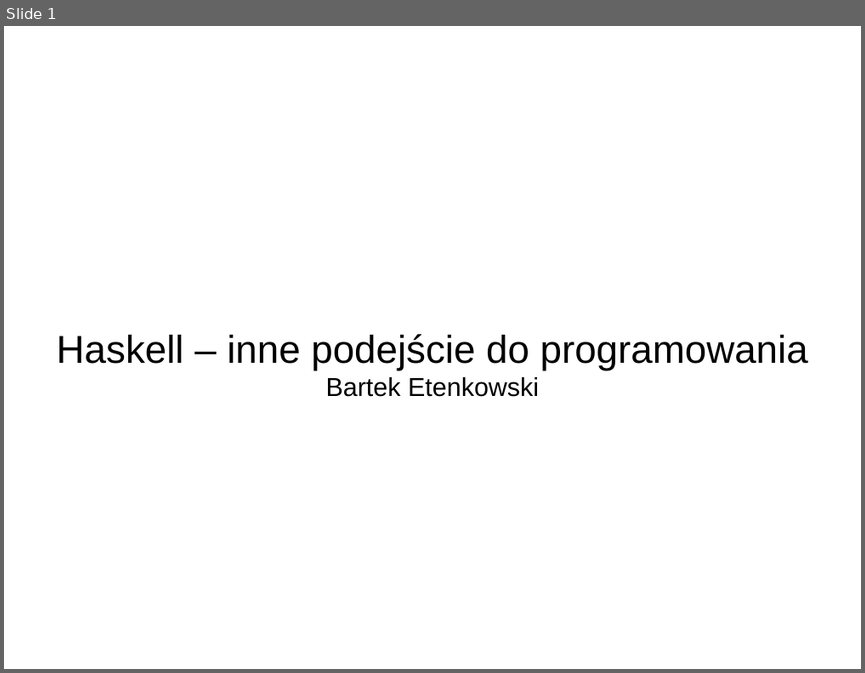
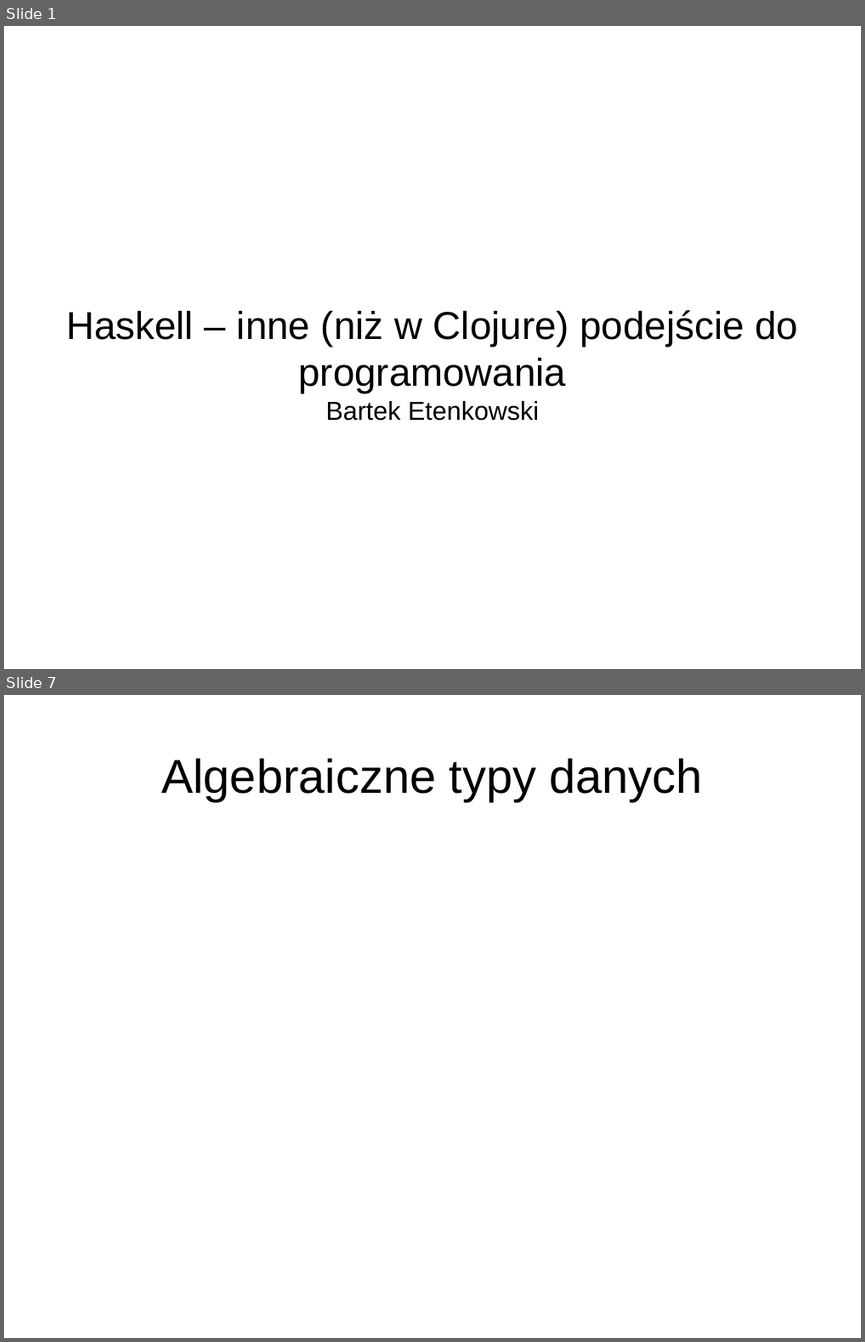
Before and after one commit to betenkowski/haskell-20140813, a slide deck: prezentacja.odp. Shown one above the other, each under a label of ours: slide 1 before the commit, slides 1 and 7 after it; the slides between them are not shown. The pictures are 865x673 and 865x1342 pixels, drawn with LibreOffice and Linux fonts; fonts in the diff are those of the drawing. Boxes give left, top, right and bottom in pixels: in the first picture for what was removed or moved away, otherwise in the second. Text is boxed around its words. In the diff, an @@ line names an element or a change of style, - is before the commit and + after.

```diff
--- a/prezentacja.odp
+++ b/prezentacja.odp
@@ slide 7 added at (4, 695, 861, 1338), background #FFFFFF @@
@@ title added at (161, 758, 702, 801), 44 pt, text #000000 @@
+Algebraiczne typy danych
@@ slide 1 changed as well @@
@@ subtitle at (66, 310, 798, 393): text changed @@
-Haskell – inne podejście do programowania
+Haskell – inne (niż w Clojure) podejście do programowania
```
Also in this commit, not shown: 8 other slides added, 1 slide removed, 4 other files.
